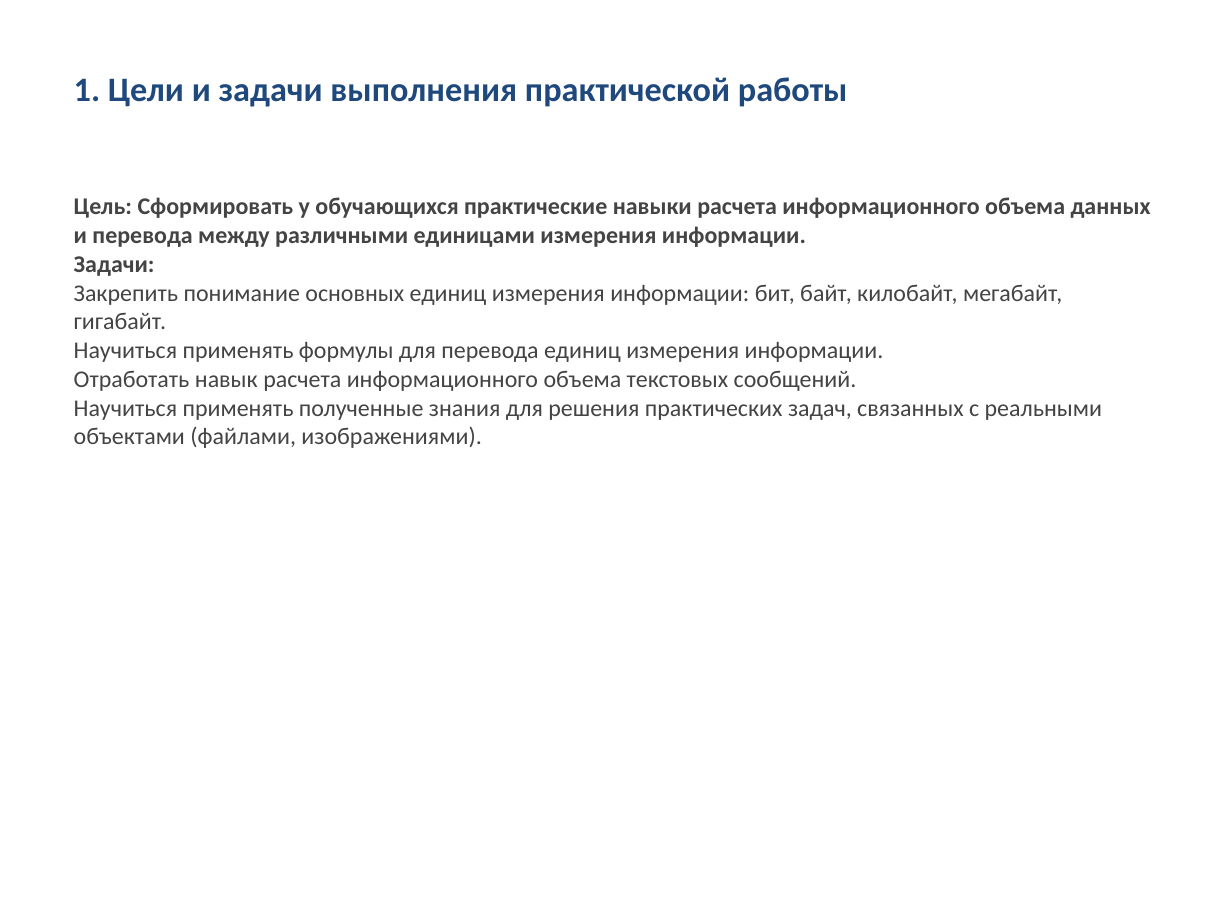
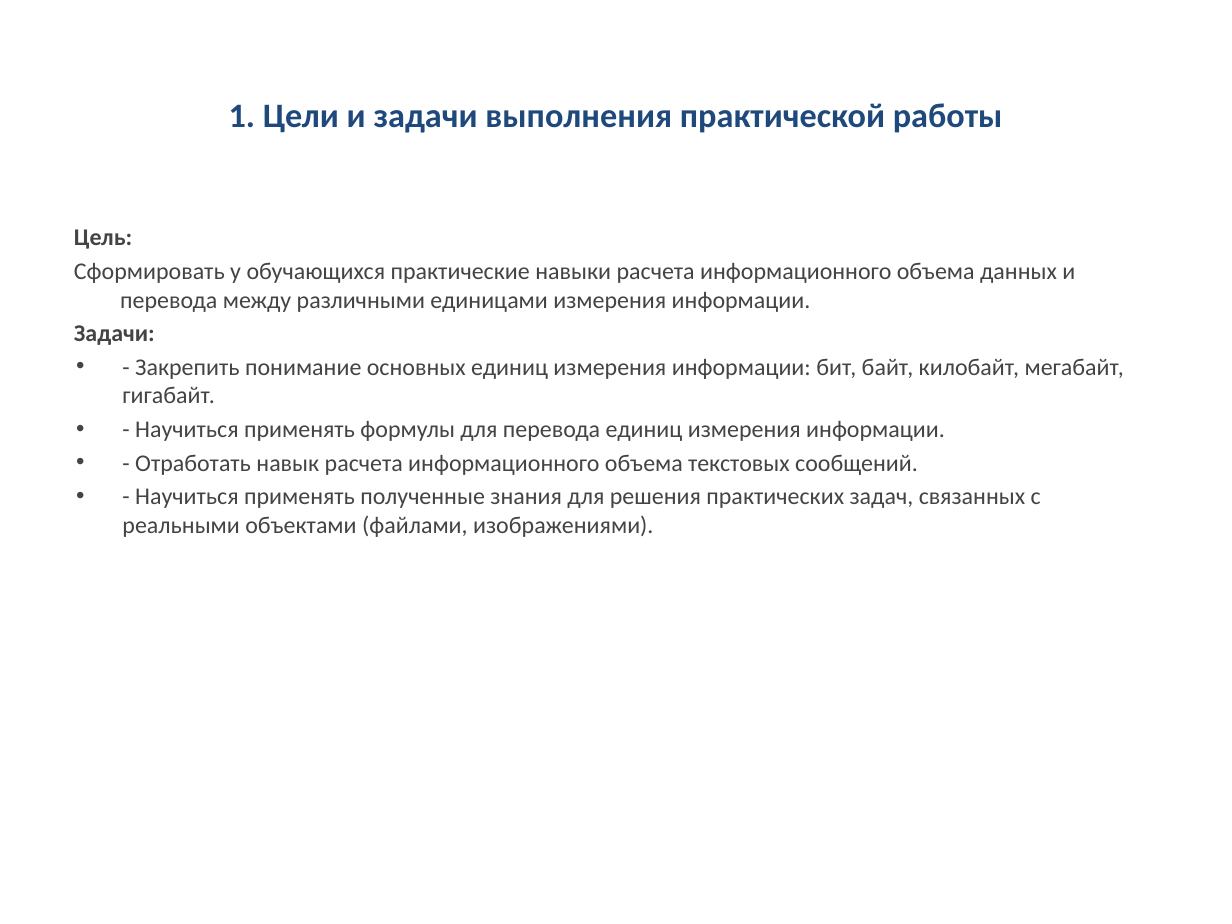
Before and after one commit to tantarin/prezentations, a slide deck: slide 2 of presentations/presentation_01_Практическая_работа_1_Информация_Объем_информации_Единицы_измерения_информации.pptx. Drawn at 1232x924 pixels with LibreOffice and Linux fonts; fonts in the diff are those of the drawing. Boxes give left, top, right and bottom in pixels: in the first picture for what was removed or moved away, otherwise in the second. Text is boxed around its words. In the diff, an @@ line names an element or a change of style, - is before the commit and + after.

```diff
--- a/presentations/presentation_01_Практическая_работа_1_Информация_Объем_информации_Единицы_измерения_информации.pptx
+++ b/presentations/presentation_01_Практическая_работа_1_Информация_Объем_информации_Единицы_измерения_информации.pptx
@@ title "1. Цели и задачи выполнения ...": place and size @@
-title "1. Цели и задачи выполнения ..." at bbox=[74, 77, 848, 107]
+title "1. Цели и задачи выполнения ..." at bbox=[229, 103, 1003, 133]
@@ title "1. Цели и задачи выполнения ..." at bbox=[229, 103, 1003, 133]: alignment left to centre; vertical alignment top to middle @@
@@ text "Цель:": place and size @@
-text "Цель:" at bbox=[74, 197, 1151, 448]
+text "Цель:" at bbox=[74, 229, 1124, 537]
@@ text at bbox=[74, 229, 1075, 312]: text changed; bold off @@
-Цель: Сформировать у обучающихся практические навыки расчета информационного объема данных и перевода между различными единицами измерения информации.
+Цель:
+Сформировать у обучающихся практические навыки расчета информационного объема данных и перевода между различными единицами измерения информации.
@@ text at bbox=[74, 325, 155, 345]: indent changed; more space between paragraphs @@
@@ text at bbox=[122, 358, 1124, 537]: text changed @@
-Закрепить понимание основных единиц измерения информации: бит, байт, килобайт, мегабайт, гигабайт.
-Научиться применять формулы для перевода единиц измерения информации.
-Отработать навык расчета информационного объема текстовых сообщений.
-Научиться применять полученные знания для решения практических задач, связанных с реальными объектами (файлами, изображениями).
+• - Закрепить понимание основных единиц измерения информации: бит, байт, килобайт, мегабайт, гигабайт.
+• - Научиться применять формулы для перевода единиц измерения информации.
+• - Отработать навык расчета информационного объема текстовых сообщений.
+• - Научиться применять полученные знания для решения практических задач, связанных с реальными объектами (файлами, изображениями).
```
Also in this commit, not shown: 5 other slides changed, 18 other files.
